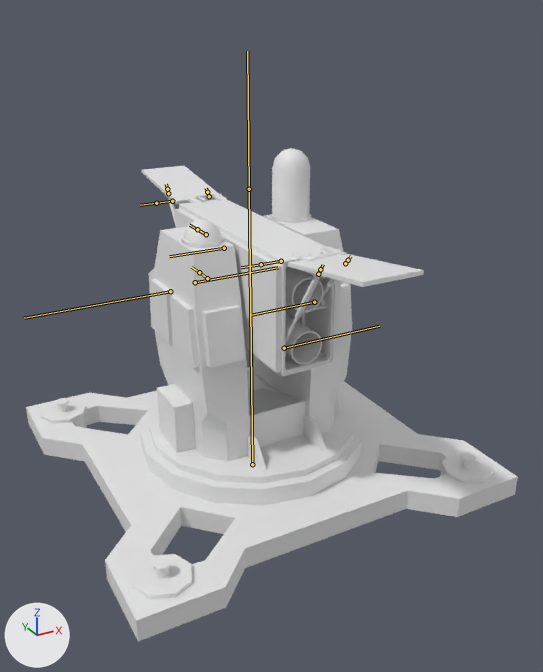
Renders of the FBX model Tower defence Periode 4/Assets/FBX files/MissileTurret/MissileTurret.fbx from each side of a commit.
Camera for both pictures: a 50 mm lens placed at (-2.14, -4.18, 2.91), pointed at (0.05, -0.2, 0.92). The axes (+X, +Y, +Z) are drawn at lower left. The lights are the same throughout. The bones that bend it are drawn over the model as lines.

Objects in the first picture: 'MissileTurret'.
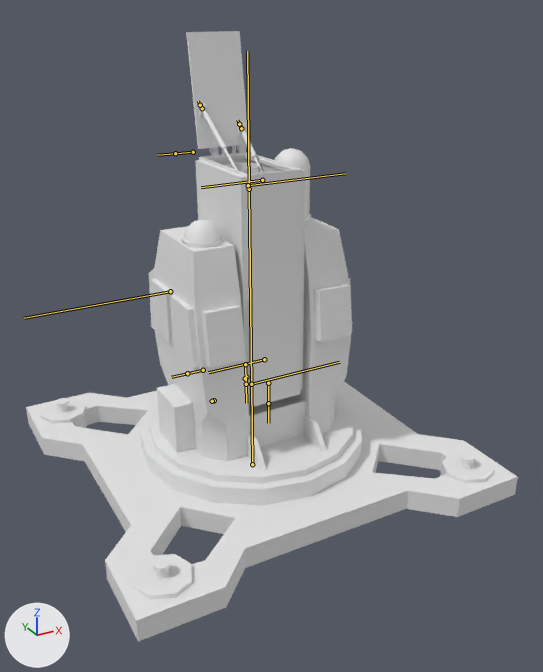
The newer file adds an action. The first version stands in its rest pose; the second is drawn at frame 1 of the action 'ArmatureMissileTurret|MissileTurretReload'.

What the commit changed:
Bone 'Turret.RotateUPDown.Bone' (bone_turret_rotateupdown_bone) turns from (0, 0, 0) to (0, 91, 0) degrees about its own x, y and z.

Boxes (x1, y1, x2, y2) around the edits, measured in the pictures (543 x 672 px):
'MissileTurret', posed (24% taller): before (26, 148, 518, 642); after (26, 31, 518, 642)
